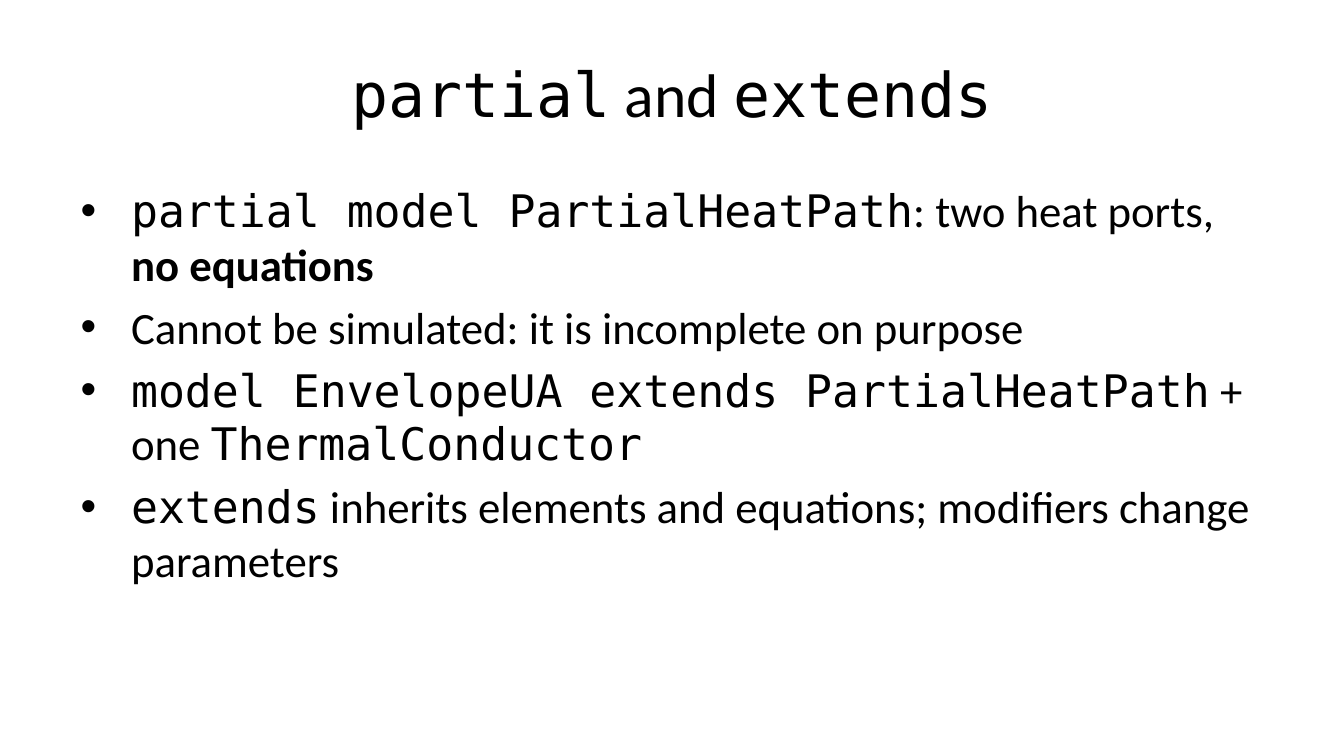
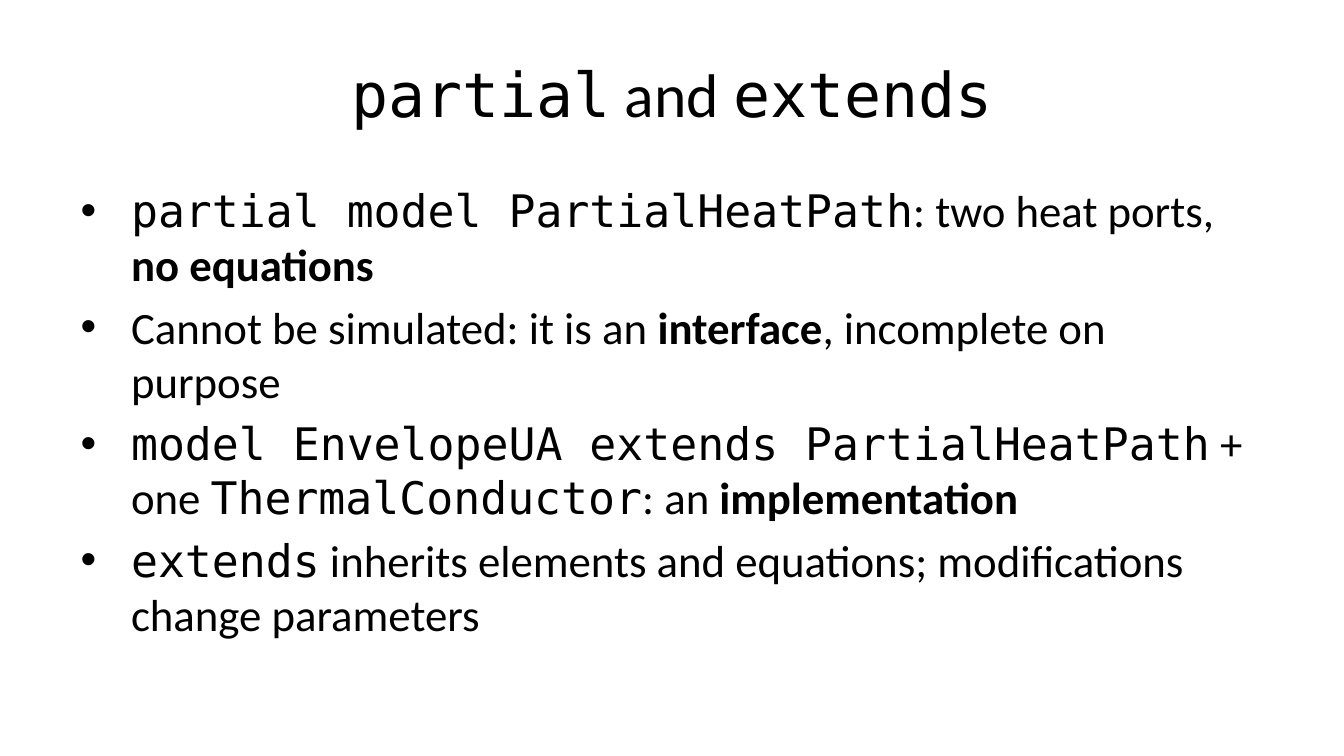
Before and after one commit to DSSchiera/energy-systems-modelica-python-course-participant, a slide deck: slide 20 of slides/session_03/session_03.pptx (slide 16 before the commit). Drawn at 1344x756 pixels with LibreOffice and Linux fonts; fonts in the diff are those of the drawing. Boxes give left, top, right and bottom in pixels: in the first picture for what was removed or moved away, otherwise in the second. Text is boxed around its words. In the diff, an @@ line names an element or a change of style, - is before the commit and + after.

```diff
--- a/slides/session_03/session_03.pptx
+++ b/slides/session_03/session_03.pptx
@@ text at bbox=[131, 312, 1210, 639]: text changed @@
-• Cannot be simulated: it is incomplete on purpose
-• model EnvelopeUA extends PartialHeatPath + one ThermalConductor
-• extends inherits elements and equations; modifiers change parameters
+• Cannot be simulated: it is an interface, incomplete on purpose
+• model EnvelopeUA extends PartialHeatPath + one ThermalConductor: an implementation
+• extends inherits elements and equations; modifications change parameters
```
Also in this commit, not shown: 9 other slides changed, 7 slides added, 3 slides removed, 12 other files.
